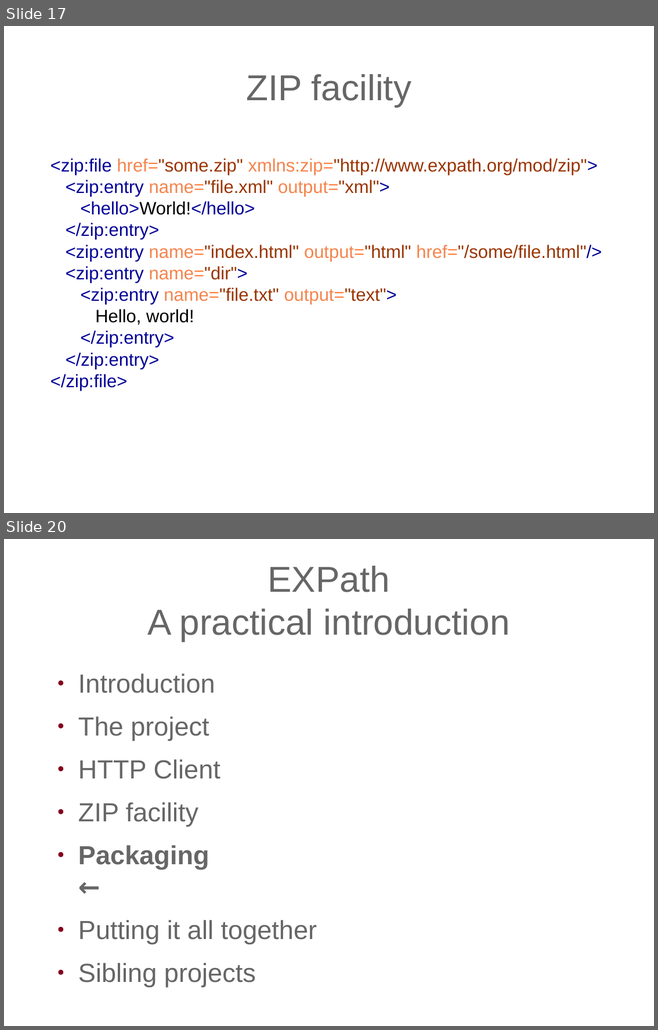
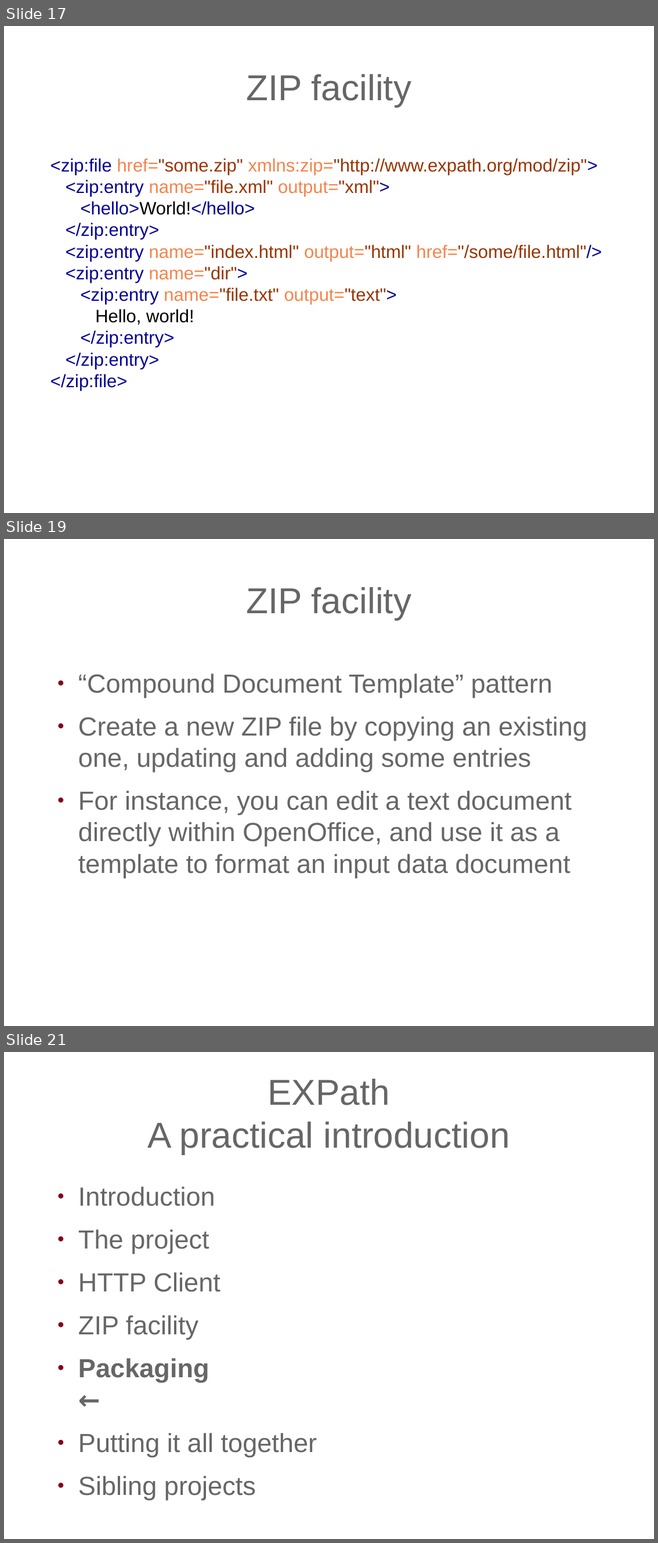
Before and after one commit to expath/expath-www, a slide deck: misc/2009-balisage/presentation/balisage-expath.odp. Shown one above the other, each under a label of ours: slides 17 and 20 before the commit, slides 17, 19 and 21 after it; the slides between them are not shown. The pictures are 658x1030 and 658x1543 pixels, drawn with LibreOffice and Linux fonts; fonts in the diff are those of the drawing; background and template pictures are left out. Boxes give left, top, right and bottom in pixels: in the first picture for what was removed or moved away, otherwise in the second. Text is boxed around its words. In the diff, an @@ line names an element or a change of style, - is before the commit and + after.

```diff
--- a/misc/2009-balisage/presentation/balisage-expath.odp
+++ b/misc/2009-balisage/presentation/balisage-expath.odp
@@ slide 19 added at box(4, 539, 654, 1026), background picture (left out) @@
@@ title added at box(246, 587, 411, 620), 44 pt, text #666666 @@
+ZIP facility
@@ text added at box(78, 674, 587, 878), 32 pt, text #666666 @@
+● “Compound Document Template” pattern
+● Create a new ZIP file by copying an existing one, updating and adding some entries
+● For instance, you can edit a text document directly within OpenOffice, and use it as a template to format an input data document
@@ what was slide 20 is now slide 21 @@
```
Also in this commit, not shown: 5 slides changed, 3 other slides added, 2 slides removed, 2 other files.
